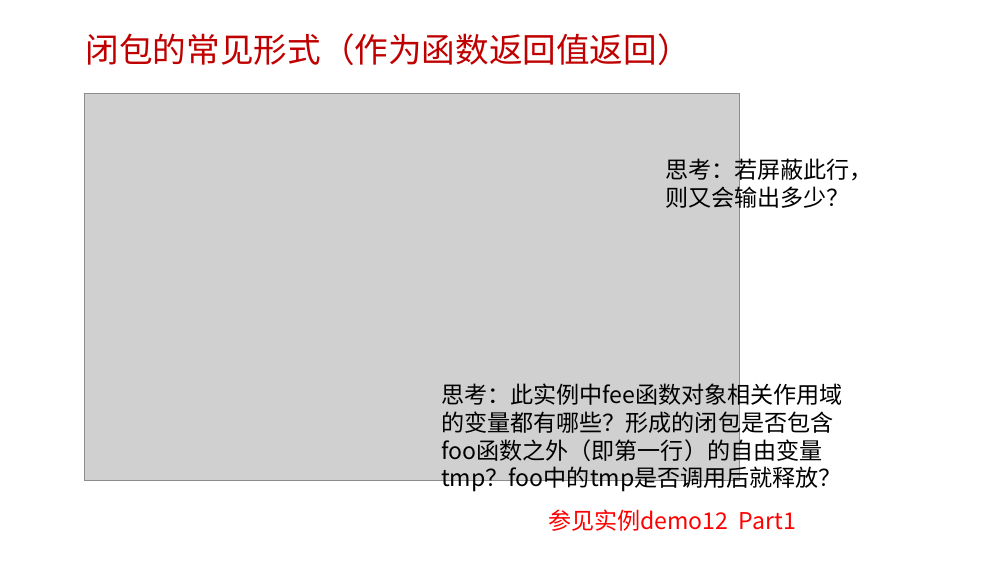
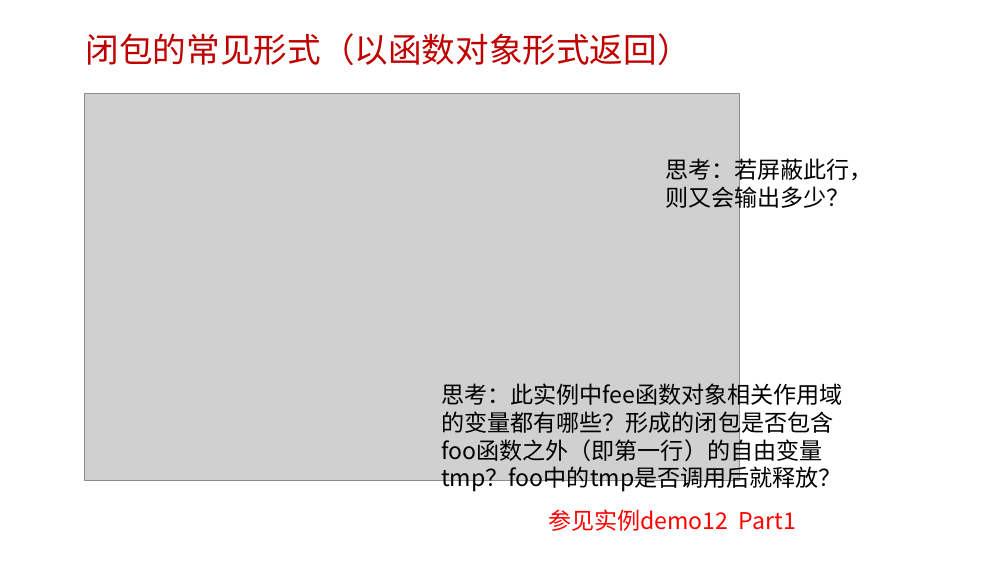
Before and after one commit to edu2act/course-javascript-advanced, a slide deck: slide 7 of 课程PPT/12.JS闭包.pptx. Drawn at 1008x567 pixels with LibreOffice and Linux fonts; fonts in the diff are those of the drawing; grey boxes stand for pictures; background and template pictures are left out. Boxes give left, top, right and bottom in pixels: in the first picture for what was removed or moved away, otherwise in the second. Text is boxed around its words. In the diff, an @@ line names an element or a change of style, - is before the commit and + after.

```diff
--- a/课程PPT/12.JS闭包.pptx
+++ b/课程PPT/12.JS闭包.pptx
@@ text at (x1=86, y1=33, x2=691, y2=65): text changed @@
-闭包的常见形式（作为函数返回值返回）
+闭包的常见形式（以函数对象形式返回）
```
Also in this commit, not shown: 1 other slide changed, 1 slide removed, 7 other files.
